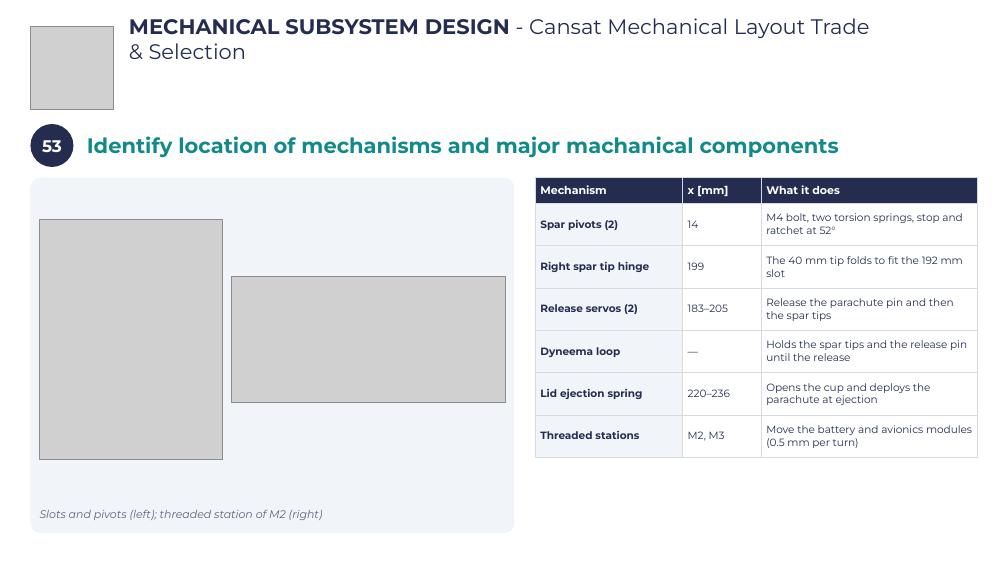
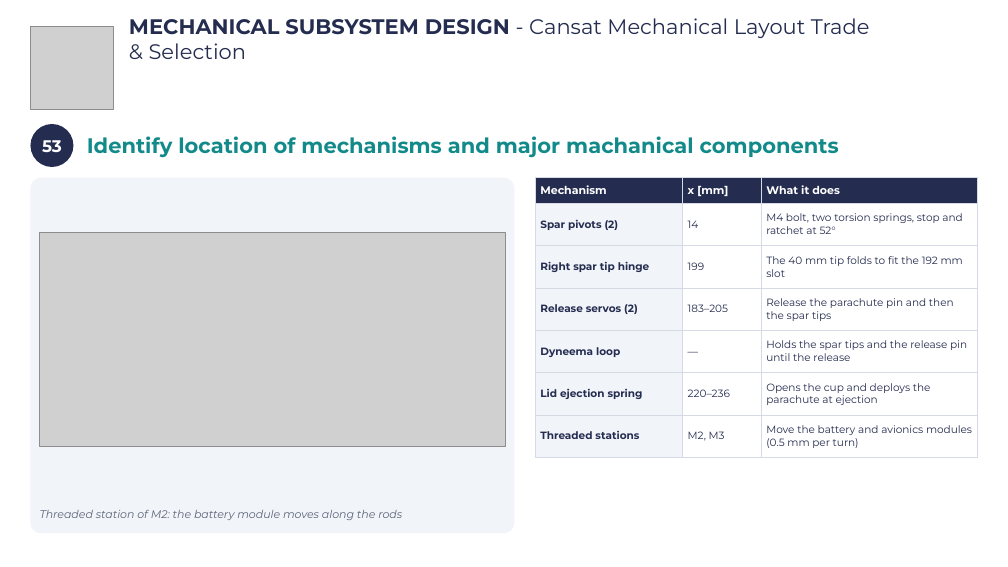
Before and after one commit to Caetano18/proyecto, a slide deck: slide 56 of cansat_pdr/laminas_plantilla/CanSat_PDR_Hermes_completo.pptx. Drawn at 1008x567 pixels with LibreOffice and Linux fonts; fonts in the diff are those of the drawing; grey boxes stand for pictures; background and template pictures are left out. Boxes give left, top, right and bottom in pixels: in the first picture for what was removed or moved away, otherwise in the second. Text is boxed around its words. In the diff, an @@ line names an element or a change of style, - is before the commit and + after.

```diff
--- a/cansat_pdr/laminas_plantilla/CanSat_PDR_Hermes_completo.pptx
+++ b/cansat_pdr/laminas_plantilla/CanSat_PDR_Hermes_completo.pptx
@@ picture: place and size @@
-picture at box(39, 220, 222, 460)
+picture at box(39, 233, 505, 446)
@@ picture removed at box(231, 277, 505, 403) @@
@@ text at box(40, 510, 402, 520): text changed @@
-Slots and pivots (left); threaded station of M2 (right)
+Threaded station of M2: the battery module moves along the rods
```
Also in this commit, not shown: 7 other slides changed, 15 other files.
